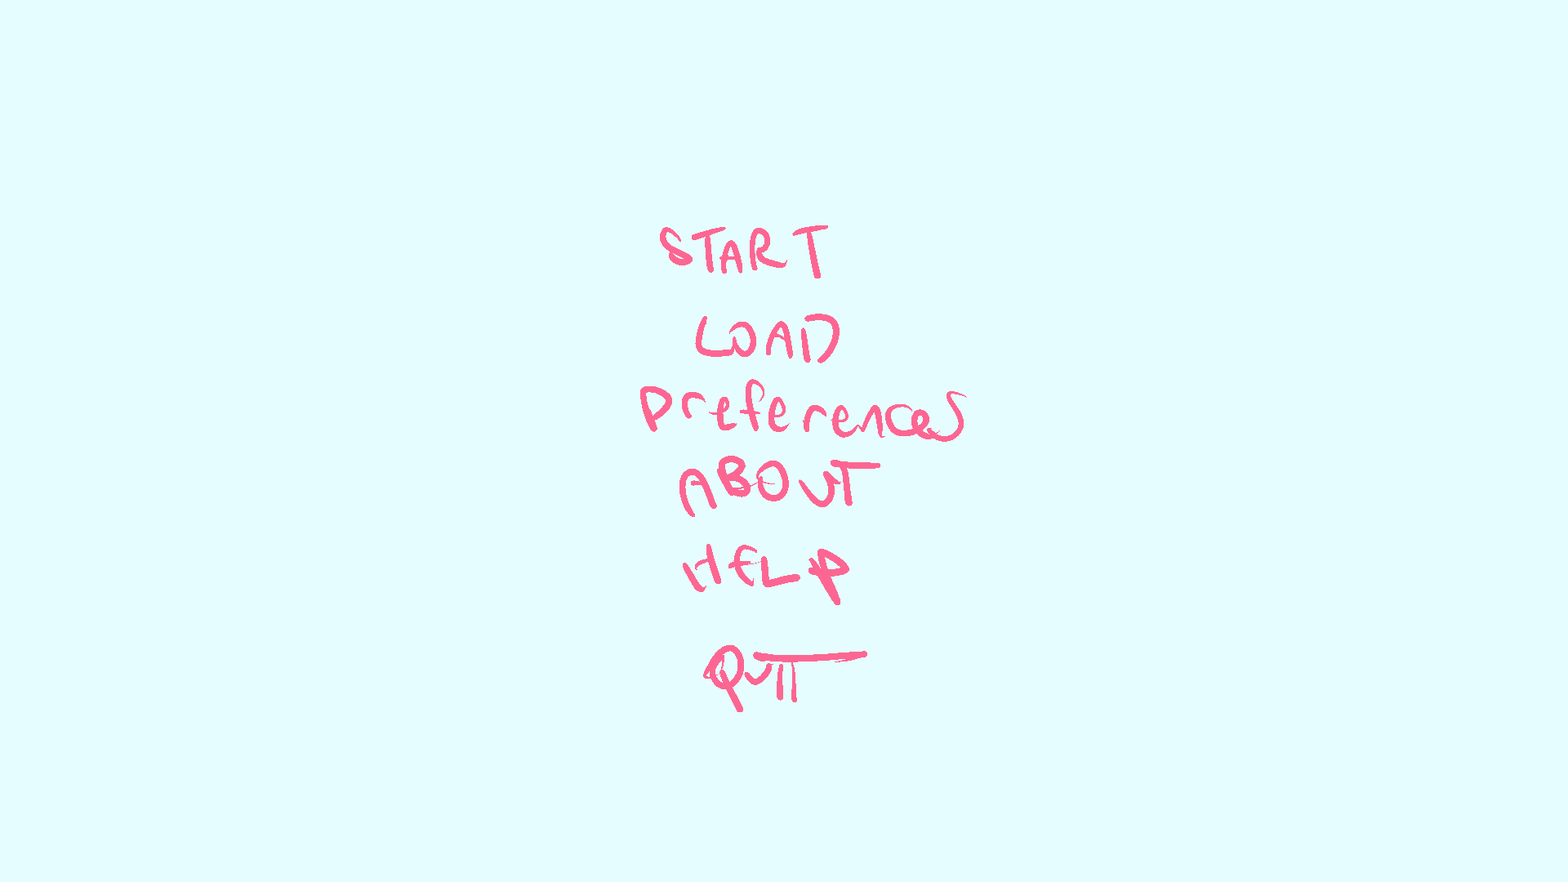
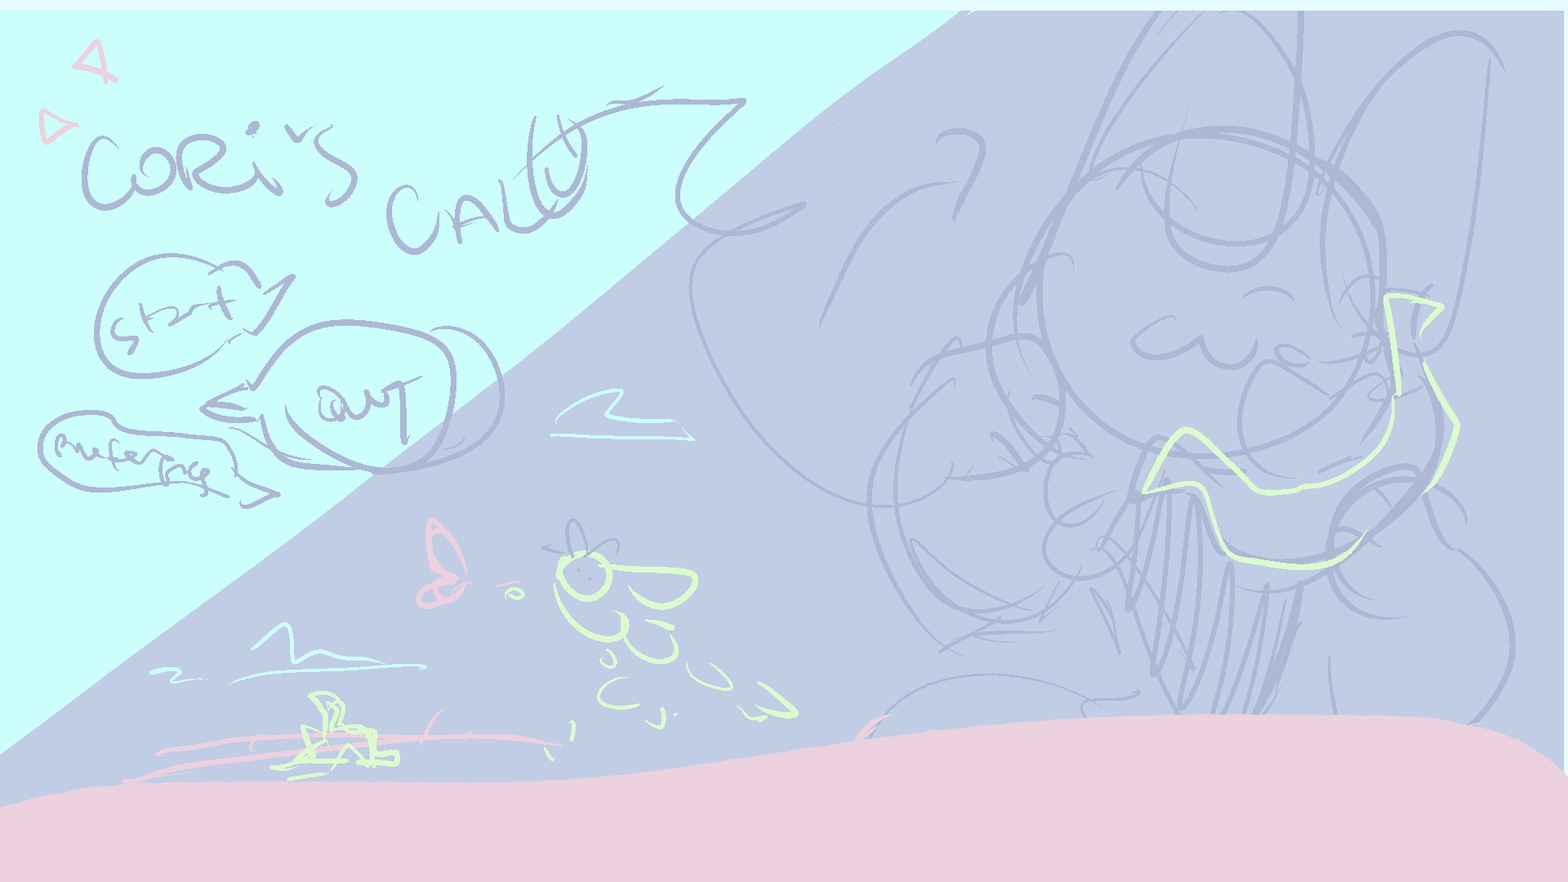
Layer changes from the first 1568x882 image to the second:
painted on "Sketch" over [574, 261, 941, 784]
added layer "Background" (1st of 2) (29%) above "Background" over [0, 10, 1568, 882]
painted on "Canvas" over [0, 10, 1568, 882]